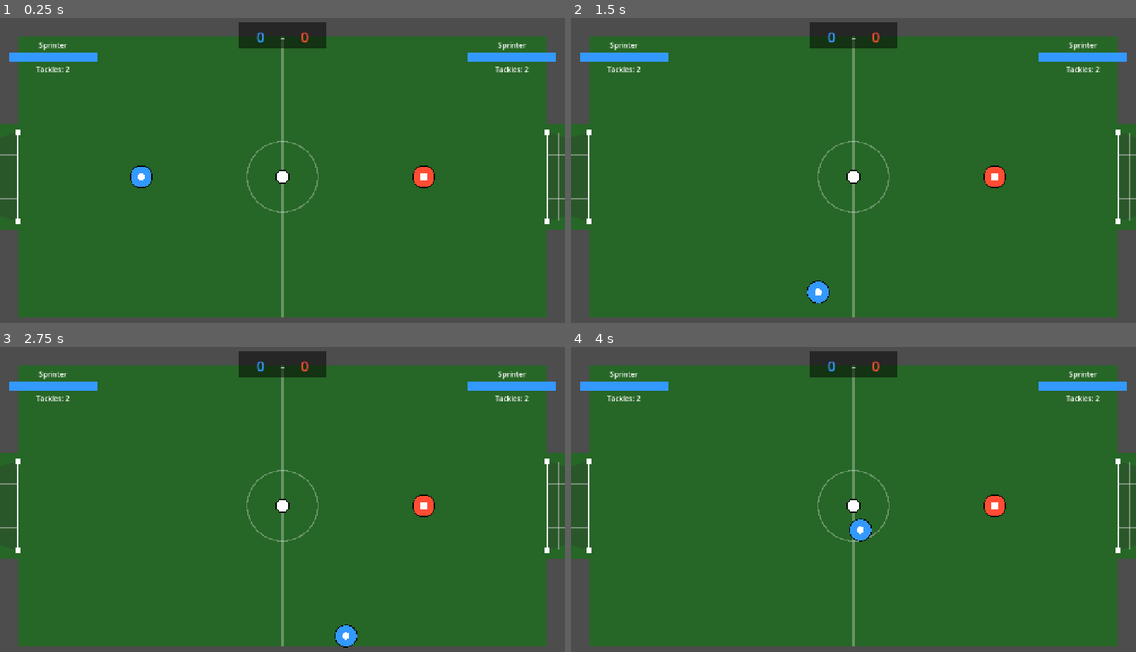
Above: before the commit, frames 1-4 (two rows, left to right).
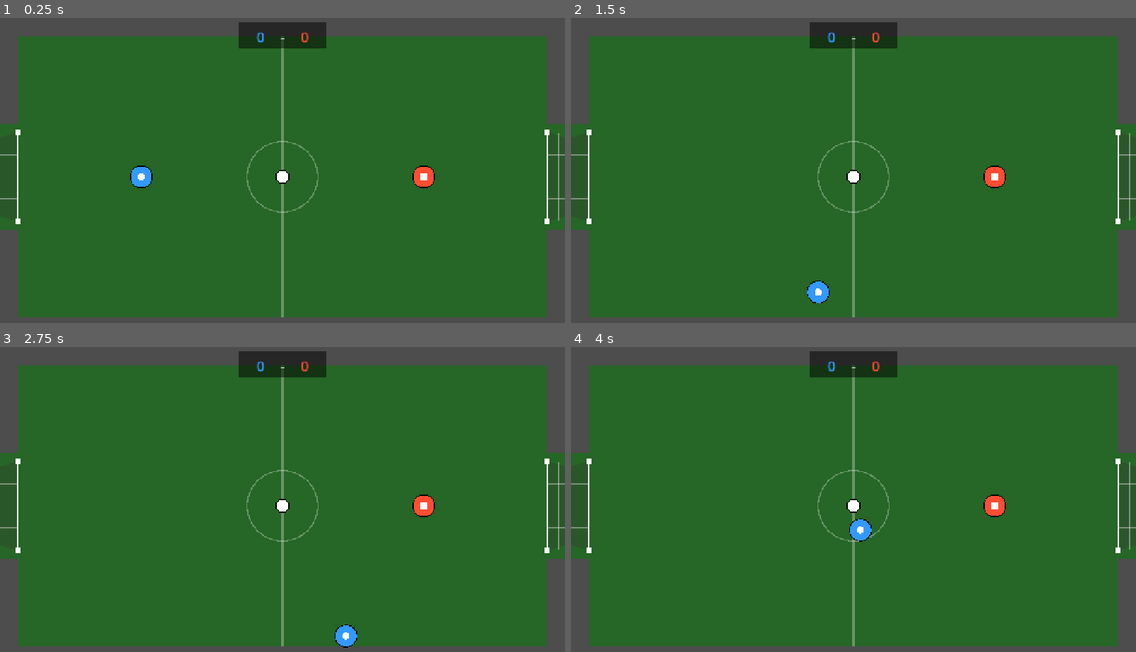
Above: after the commit, the same moments.

Repository: HectorRamosP/Clash-Ball
Game: Godot game, scene res://scenes/field/game_field.tscn
Two runs of this game, one before a commit and one after it. Both use one fixed random seed, a clock stepped at 60 frames per second and the inputs below.
Inputs:
- Up to frame 1 (0.25 s): no input
- Up to frame 2 (1.5 s): tap Enter at 0.5 s; hold D (p1_right) 0.53-1.28 s; tap Space (p1_shoot) at 0.6 s; hold S (p1_down) from 1.28 s (still down); tap Shift (p1_tackle) at 1.35 s
- Up to frame 3 (2.75 s): tap Space (p1_shoot) at 2, 2.1 s; release S (p1_down) at 2.03 s; hold D (p1_right) from 2.03 s (still down)
- Up to frame 4 (4 s): release D (p1_right) at 2.78 s; hold W (p1_up) 2.78-3.53 s; tap Shift (p1_tackle) at 2.85 s; hold A (p1_left) from 3.53 s (still down); tap Space (p1_shoot) at 3.6 s

The runs differ from the first frame. In frame 1, 1.2% of the frame differs, in the area x 1-99%, y 7-18%; in frame 2, 1.2%; in frame 3, 1.2%; in frame 4, 1.2%.
Error after the commit: Invalid assignment of property or key 'player_reference' with value of type 'CharacterBody2D (player.gd)' on a base object of type 'Control (player_hud.gd)'. (…

Commit message:
Remove HUD, buff Tank, and fix ball sticking issue
- Disabled all HUD elements (class, stamina, tackles indicators)
- Tank buffed: speed 270→350, push_force 650→900
- Fixed ball sticking by using player-to-ball direction instead of collision normal
- Ball now always pushes away from player, preventing sticky behavior

Diff:
--- a/autoloads/game_config.gd
+++ b/autoloads/game_config.gd
@@ -21,8 +21,8 @@
 	},
 	PlayerClass.TANK: {
 		"name": "Tank",
-		"speed": 270.0,  # Aumentado para mejor jugabilidad
-		"push_force": 650.0,  # Aumentado para mayor diferencia
+		"speed": 350.0,  # Muy rápido y poderoso
+		"push_force": 900.0,  # Super fuerte para dominar
 		"initial_tackles": 10
 	}
 }
--- a/scripts/ball.gd
+++ b/scripts/ball.gd
@@ -46,7 +46,8 @@
 	last_hit_by = player
 	last_hit_team = player.team
 
-	var push_direction = collision.get_normal() * -1
+	# Calcular dirección desde el jugador hacia el balón (para evitar que se pegue)
+	var push_direction = (global_position - player.global_position).normalized()
 	var push_force = player.current_push_force
 
 	# Si el jugador está tacleando, mucha más fuerza
--- a/scripts/player_hud.gd
+++ b/scripts/player_hud.gd
@@ -1,49 +1,7 @@
 extends Control
 
-# ===== REFERENCIAS =====
-@onready var stamina_bar = $StaminaBar
-@onready var stamina_bg = $StaminaBG
-@onready var tackles_label = $TacklesLabel
-@onready var class_label = $ClassLabel
-
-# ===== CONFIGURACIÓN =====
-@export var player_reference: CharacterBody2D
-@export var hud_color: Color = Color(0.2, 0.6, 1.0)  # Azul por defecto
+# HUD desactivado - sin indicadores visibles
 
 func _ready():
-	if player_reference:
-		connect_to_player()
-		update_class_label()
-		update_hud_color()
-
-func connect_to_player():
-	# Conectar señales del jugador
-	player_reference.stamina_changed.connect(_on_stamina_changed)
-	player_reference.tackles_changed.connect(_on_tackles_changed)
-
-	# Inicializar valores
-	_on_stamina_changed(player_reference.stamina)
-	_on_tackles_changed(player_reference.remaining_tackles)
-
-func update_class_label():
-	var player_class_name = GameConfig.get_class_stats(player_reference.player_class).name
-	class_label.text = player_class_name
-
-func update_hud_color():
-	# Color según el equipo
-	if player_reference.team == 1:
-		hud_color = Color(0.2, 0.6, 1.0)  # Azul
-	else:
-		hud_color = Color(1.0, 0.3, 0.2)  # Rojo
-
-	# Aplicar color a los elementos
-	stamina_bar.color = hud_color
-
-func _on_stamina_changed(new_stamina: float):
-	# Actualizar barra de estamina
-	var stamina_percent = new_stamina / GameConfig.MAX_STAMINA
-	stamina_bar.size.x = stamina_bg.size.x * stamina_percent
-
-func _on_tackles_changed(remaining: int):
-	# Actualizar contador de tacleos
-	tackles_label.text = "Tackles: " + str(remaining)
+	# Ocultar todos los elementos del HUD
+	visible = false
